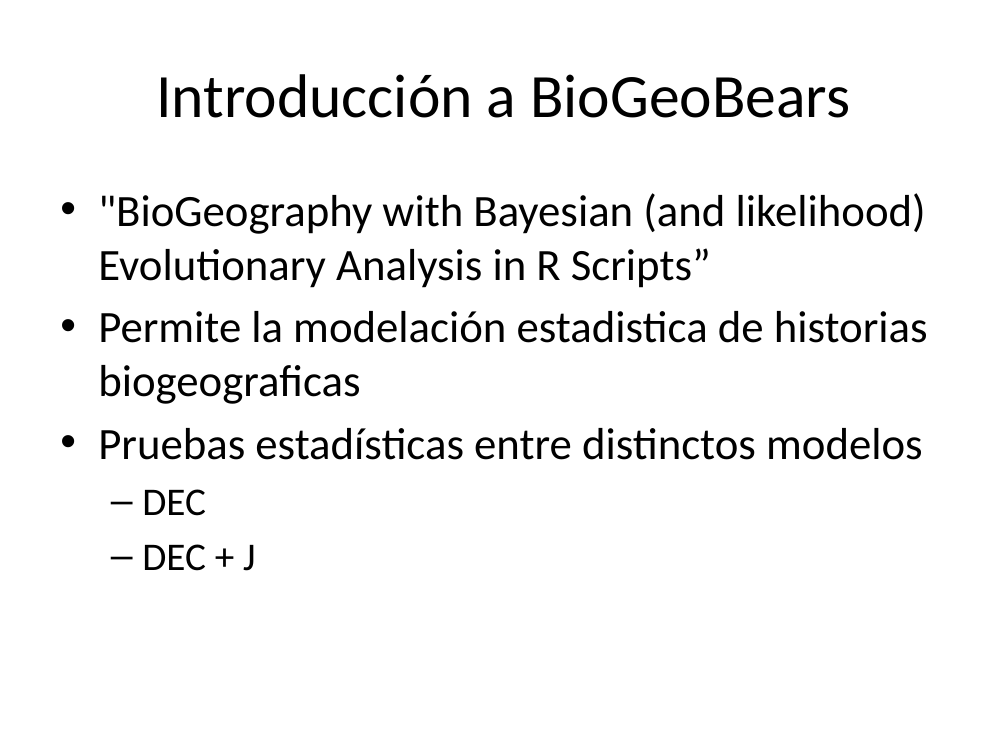
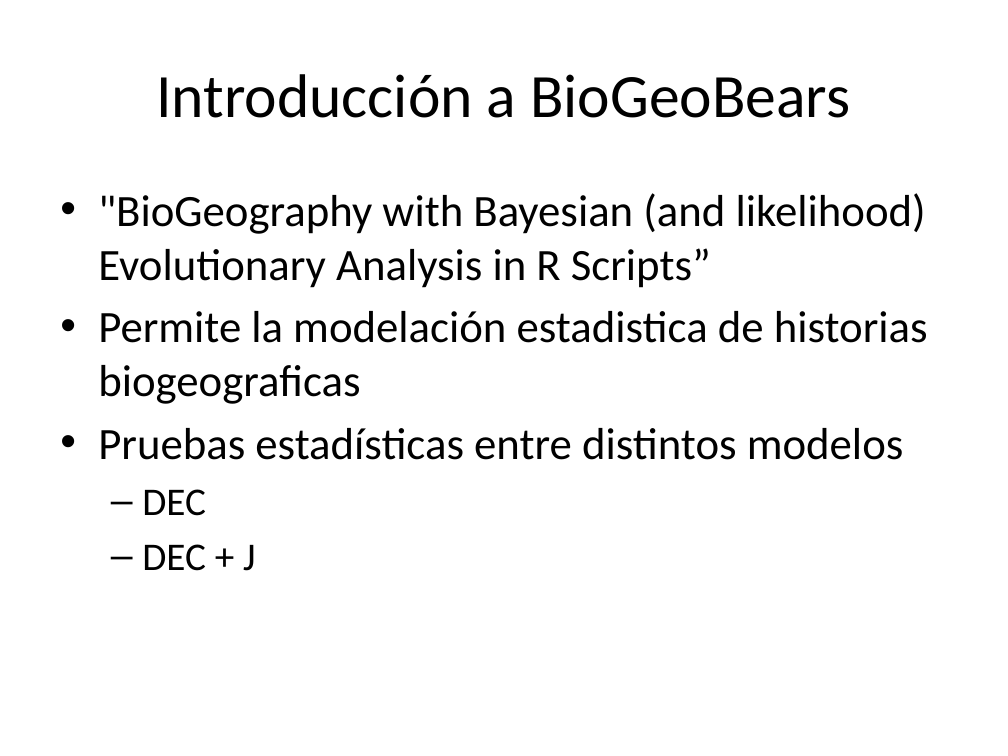
Before and after one commit to cmt2/biogeobears_tutorial_20170515, a slide deck: slide 2 of powerpoint/biogeobears_tutorial_20170515.pptx. Drawn at 1008x756 pixels with LibreOffice and Linux fonts; fonts in the diff are those of the drawing. Boxes give left, top, right and bottom in pixels: in the first picture for what was removed or moved away, otherwise in the second. Text is boxed around its words. In the diff, an @@ line names an element or a change of style, - is before the commit and + after.

Commit message:
Fixed some typos in powerpoint

```diff
--- a/powerpoint/biogeobears_tutorial_20170515.pptx
+++ b/powerpoint/biogeobears_tutorial_20170515.pptx
@@ text at (98,428,904,460): text changed @@
-• Pruebas estadísticas entre distinctos modelos
+• Pruebas estadísticas entre distintos modelos
```
Also in this commit, not shown: 1 other slide changed.
